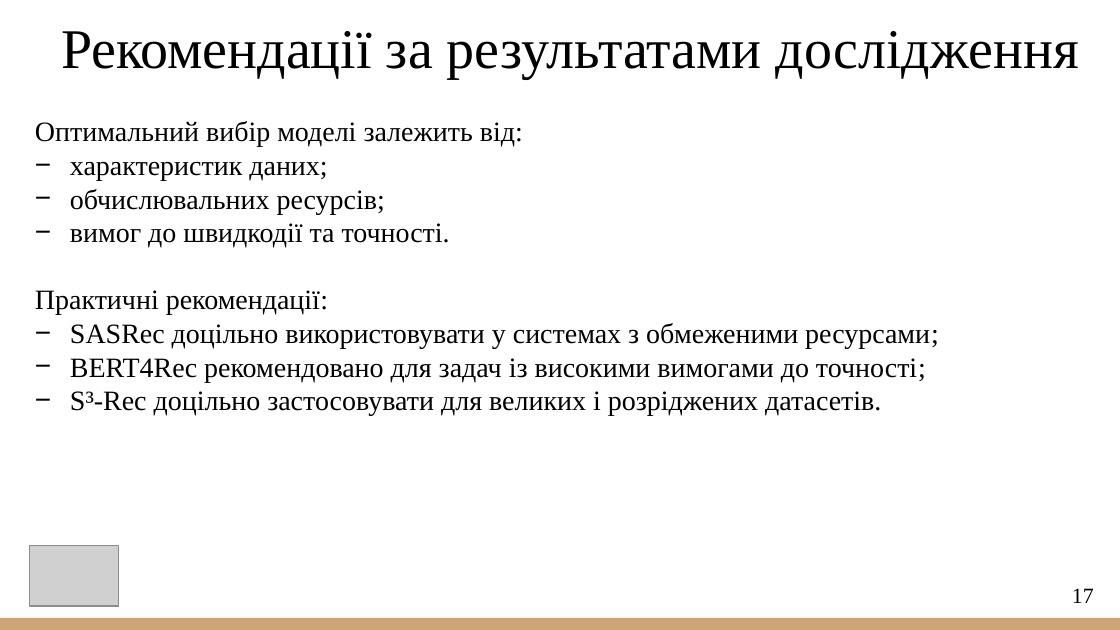
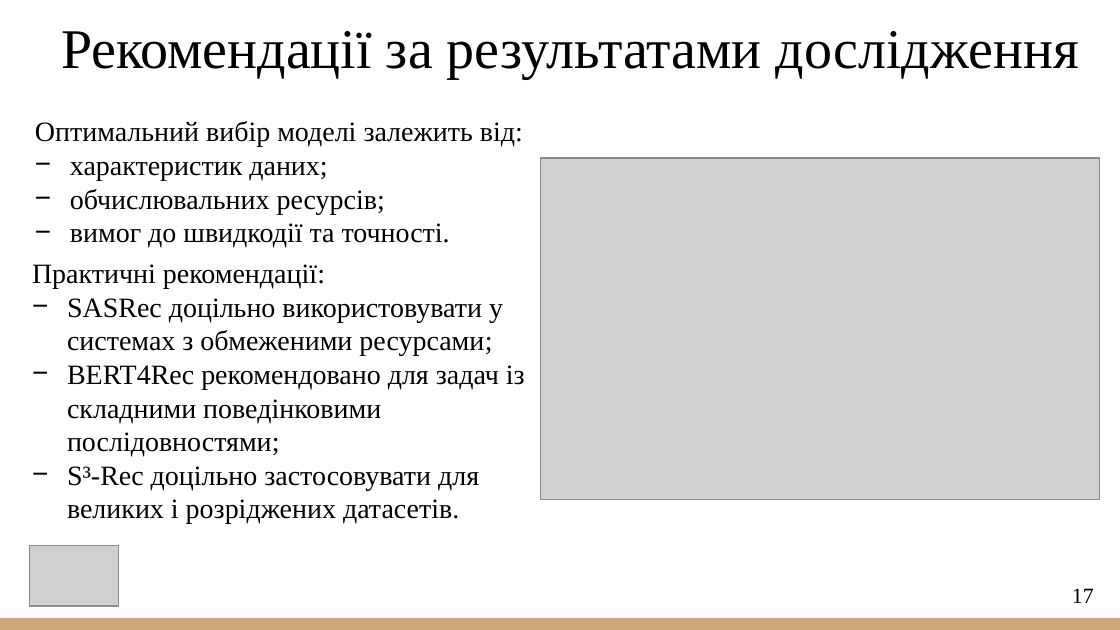
Before and after one commit to VladSubotin/Master-sThesis, a slide deck: slide 17 of 2026_М_ПІ_ІПЗм_24_1_Суботін_В_А.pptx. Drawn at 1120x630 pixels with LibreOffice and Linux fonts; fonts in the diff are those of the drawing; grey boxes stand for pictures. Boxes give left, top, right and bottom in pixels: in the first picture for what was removed or moved away, otherwise in the second. Text is boxed around its words. In the diff, an @@ line names an element or a change of style, - is before the commit and + after.

```diff
--- a/2026_М_ПІ_ІПЗм_24_1_Суботін_В_А.pptx
+++ b/2026_М_ПІ_ІПЗм_24_1_Суботін_В_А.pptx
@@ picture added at (541,158,1100,500) @@
@@ text added at (32,264,525,524), 18 pt, text #000000 @@
+Практичні рекомендації:
+− SASRec доцільно використовувати у системах з обмеженими ресурсами;
+− BERT4Rec рекомендовано для задач із складними поведінковими послідовностями;
+− S³-Rec доцільно застосовувати для великих і розріджених датасетів.
@@ text at (35,290,939,416): paragraphs removed @@
-Практичні рекомендації:
-− SASRec доцільно використовувати у системах з обмеженими ресурсами;
-− BERT4Rec рекомендовано для задач із високими вимогами до точності;
-− S³-Rec доцільно застосовувати для великих і розріджених датасетів.
```
Also in this commit, not shown: 6 other slides changed.
